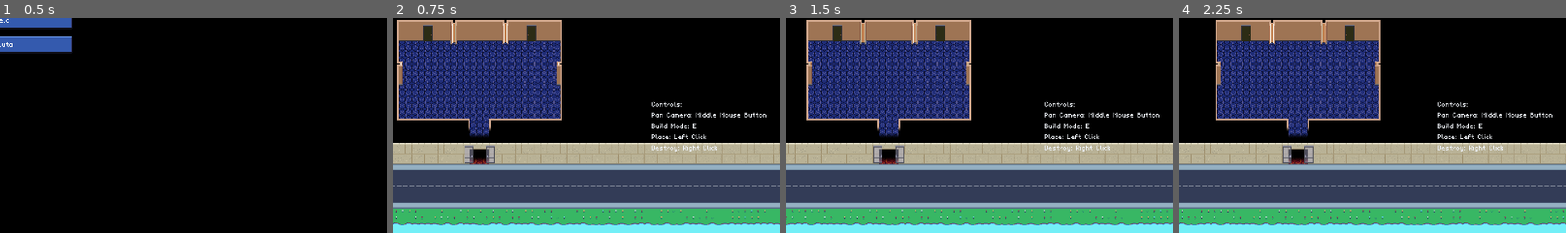
Above: before the commit, frames 1-4 (left to right).
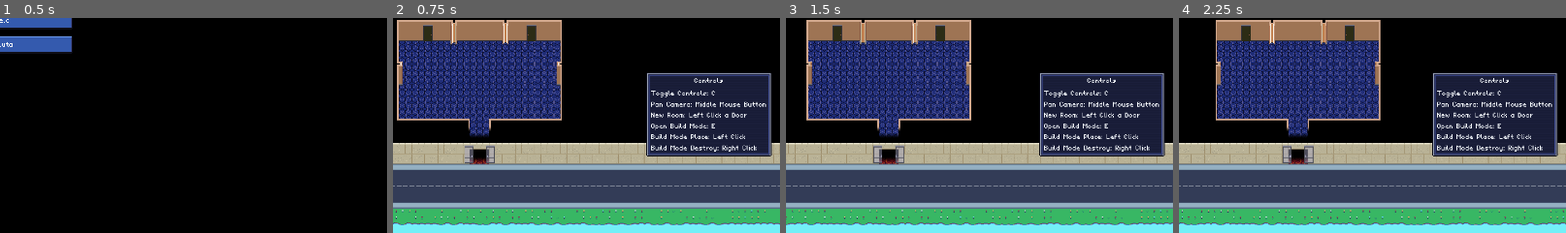
Above: after the commit, the same moments.

Repository: mittNamnStartarInteMedEtt-E/gamejam-simulator
Game: Godot game, scene res://main_game.tscn
Two runs of this game, one before a commit and one after it. Both use one fixed random seed, a clock stepped at 60 frames per second and the inputs below.
Inputs (mouse positions are % of the whole screen's width and height, from its top left):
- Up to frame 1 (0.5 s): no input
- Up to frame 2 (0.75 s): click "Spela" at 0.5 s
- Up to frame 3 (1.5 s): tap A (move_left) at 1.25 s; drag from (60, 75) to (60, 27) at 1.27 s
- Up to frame 4 (2.25 s): tap A (move_left) at 2 s; drag from (49, 75) to (45, 70) at 2.02 s
The pictures show only the part of the screen within x 50-100%, y 50-100%; the shares and areas given below are measured in that part.

Frame 1 is identical in both runs. In frame 2, 12% of the frame differs, in the area x 65-98%, y 25-65%; in frame 3, 12%; in frame 4, 12%.

Commit message:
Improved controls visibility

Diff:
--- a/project.godot
+++ b/project.godot
@@ -66,6 +66,11 @@
 "events": [Object(InputEventKey,"resource_local_to_scene":false,"resource_name":"","device":-1,"window_id":0,"alt_press …(192 unchanged characters)…
 ]
 }
+toggle_controls={
+"deadzone": 0.2,
+"events": [Object(InputEventKey,"resource_local_to_scene":false,"resource_name":"","device":-1,"window_id":0,"alt_pressed":false,"shift_pressed":false,"ctrl_pressed":false,"meta_pressed":false,"pressed":false,"keycode":0,"physical_keycode":67,"key_label":0,"unicode":99,"location":0,"echo":false,"script":null)
+]
+}
 left_click={
 "deadzone": 0.2,
 "events": [Object(InputEventMouseButton,"resource_local_to_scene":false,"resource_name":"","device":-1,"window_id":0,"a …(258 unchanged characters)…
--- /dev/null
+++ b/ui/controlstoggle.gd
@@ -0,0 +1,4 @@
+extends Control
+func _unhandled_input(event: InputEvent) -> void:
+	if event.is_action_pressed("toggle_controls"):
+		visible = not visible
--- a/ui/hud.tscn
+++ b/ui/hud.tscn
@@ -2,6 +2,7 @@
 
 [ext_resource type="Script" uid="uid://b665kucmigpnx" path="res://ui/hud.gd" id="1_rbyyf"]
 [ext_resource type="Theme" uid="uid://cmbtg4bxa38ne" path="res://assets/gfx/ui_themes/pixel_retro_lite/pixel_retro_lite.tres" id="2_276te"]
+[ext_resource type="Script" uid="uid://idjs7mndtt3m" path="res://ui/controlstoggle.gd" id="3_546lt"]
 
 [sub_resource type="LabelSettings" id="LabelSettings_pv4sj"]
 font_size = 32
@@ -36,28 +37,53 @@
 layout_mode = 2
 horizontal_alignment = 2
 
-[node name="MarginContainer2" type="MarginContainer" parent="." unique_id=764543225]
+[node name="Control" type="Control" parent="." unique_id=1851743009]
+layout_mode = 3
+anchors_preset = 0
+offset_right = 40.0
+offset_bottom = 40.0
+script = ExtResource("3_546lt")
+
+[node name="Panel" type="Panel" parent="Control" unique_id=922606087]
+z_index = 19
+layout_mode = 0
+offset_left = 1589.0
+offset_top = 681.0
+offset_right = 1899.0
+offset_bottom = 890.0
+
+[node name="MarginContainer2" type="MarginContainer" parent="Control" unique_id=764543225]
+layout_mode = 1
 anchors_preset = 3
 anchor_left = 1.0
 anchor_top = 1.0
 anchor_right = 1.0
 anchor_bottom = 1.0
-offset_left = -334.0
-offset_top = -124.0
+offset_left = 1546.0
+offset_top = 692.0
+offset_right = 1880.0
+offset_bottom = 1040.0
 grow_horizontal = 0
 grow_vertical = 0
 theme_override_constants/margin_left = 16
 theme_override_constants/margin_top = 16
-theme_override_constants/margin_right = 16
+theme_override_constants/margin_right = 33
 theme_override_constants/margin_bottom = 200
 
-[node name="VBoxContainer" type="VBoxContainer" parent="MarginContainer2" unique_id=1003619068]
+[node name="VBoxContainer" type="VBoxContainer" parent="Control/MarginContainer2" unique_id=1003619068]
+z_index = 20
 layout_mode = 2
 
-[node name="Controls" type="Label" parent="MarginContainer2/VBoxContainer" unique_id=1172883551]
+[node name="ControlsTitle" type="Label" parent="Control/MarginContainer2/VBoxContainer" unique_id=1924334489]
 layout_mode = 2
-text = "Controls:
+text = "Controls"
+horizontal_alignment = 1
+
+[node name="Controls" type="Label" parent="Control/MarginContainer2/VBoxContainer" unique_id=1172883551]
+layout_mode = 2
+text = "Toggle Controls: C
 Pan Camera: Middle Mouse Button
-Build Mode: E
-Place: Left Click
-Destroy: Right Click"
+New Room: Left Click a Door
+Open Build Mode: E
+Build Mode Place: Left Click
+Build Mode Destroy: Right Click"
Not shown, added: ui/controlstoggle.gd.uid
